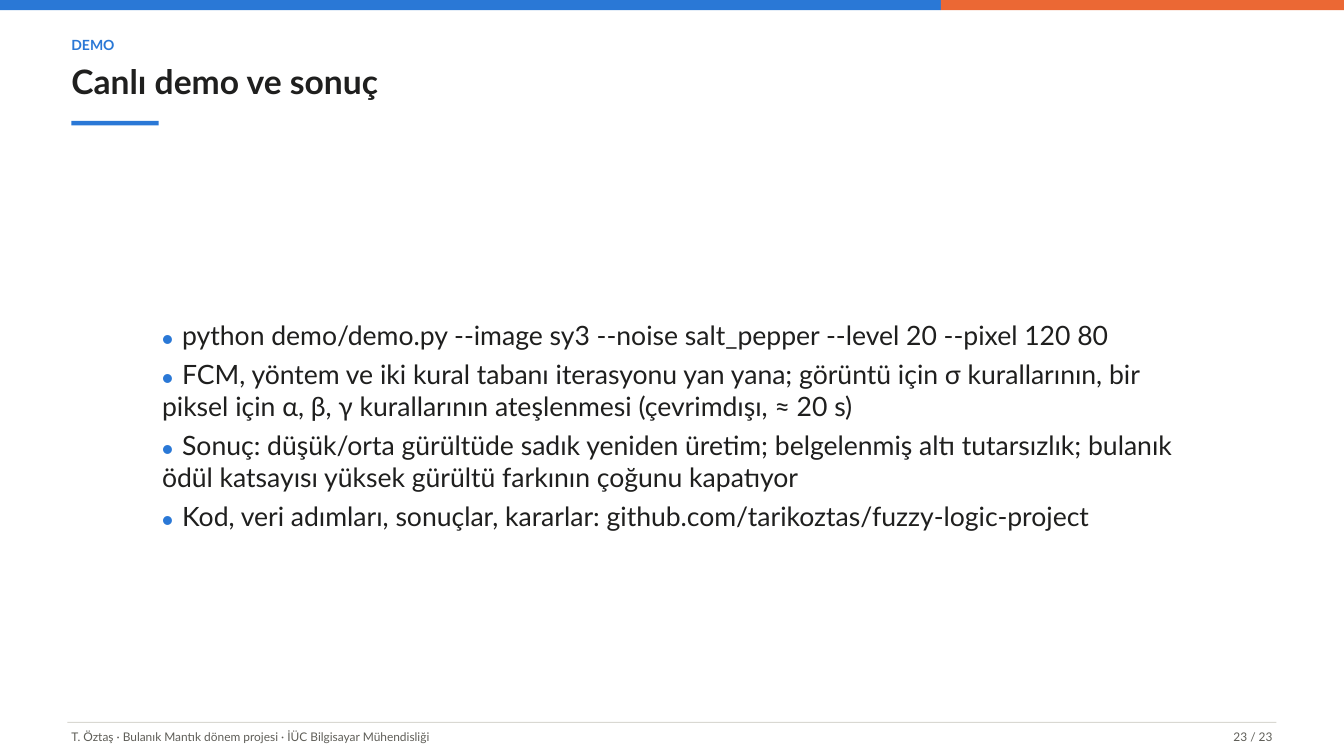
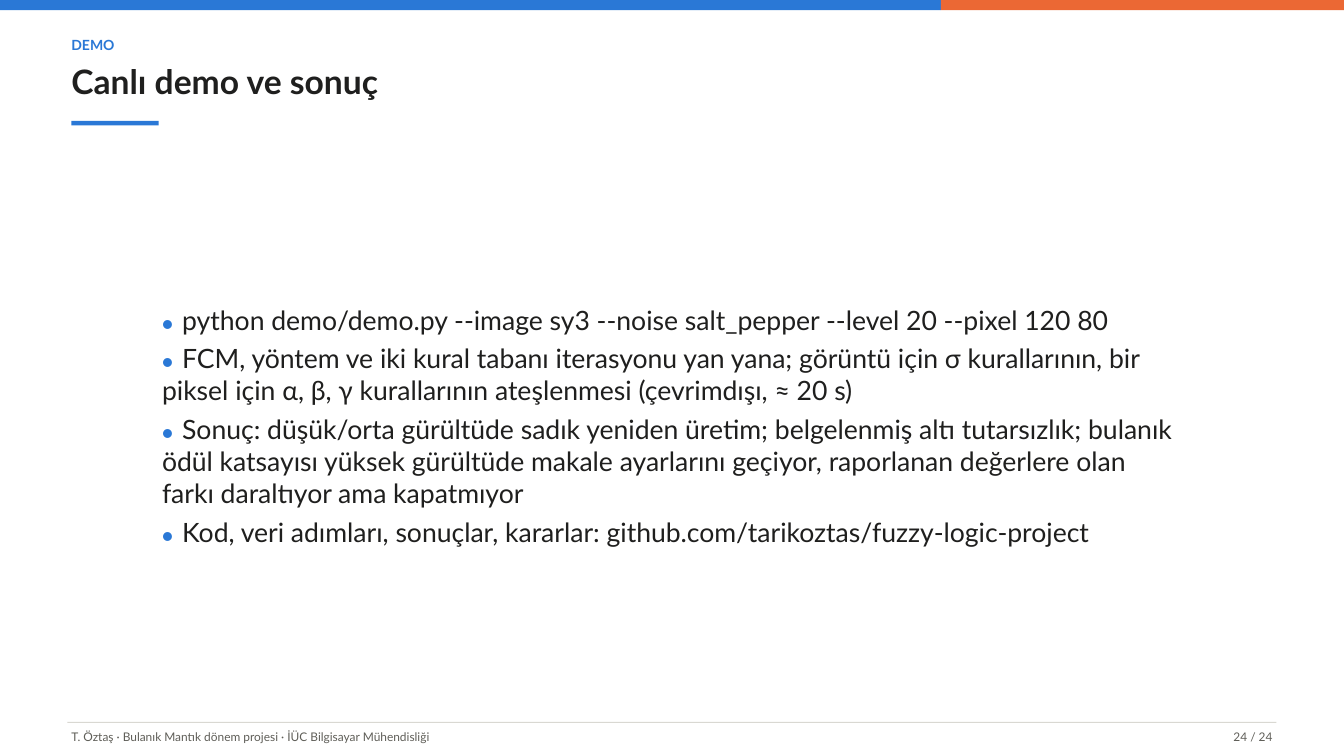
Before and after one commit to tarikoztas/fuzzy-logic-project, a slide deck: slide 24 of presentation/presentation_tr.pptx (slide 23 before the commit). Drawn at 1344x756 pixels with LibreOffice and Linux fonts; fonts in the diff are those of the drawing. Boxes give left, top, right and bottom in pixels: in the first picture for what was removed or moved away, otherwise in the second. Text is boxed around its words. In the diff, an @@ line names an element or a change of style, - is before the commit and + after.

```diff
--- a/presentation/presentation_tr.pptx
+++ b/presentation/presentation_tr.pptx
@@ text "● python demo/demo.py --image sy3 ...": place and size @@
-text "● python demo/demo.py --image sy3 ..." at [162, 325, 1172, 531]
+text "● python demo/demo.py --image sy3 ..." at [162, 310, 1172, 547]
@@ text at [162, 419, 1172, 508]: text changed @@
-● Sonuç: düşük/orta gürültüde sadık yeniden üretim; belgelenmiş altı tutarsızlık; bulanık ödül katsayısı yüksek gürültü farkının çoğunu kapatıyor
+● Sonuç: düşük/orta gürültüde sadık yeniden üretim; belgelenmiş altı tutarsızlık; bulanık ödül katsayısı yüksek gürültüde makale ayarlarını geçiyor, raporlanan değerlere olan farkı daraltıyor ama kapatmıyor
@@ text at [1233, 732, 1273, 741]: text changed @@
-23 / 23
+24 / 24
```
Also in this commit, not shown: 21 other slides changed, 1 slide added, 21 other files.
